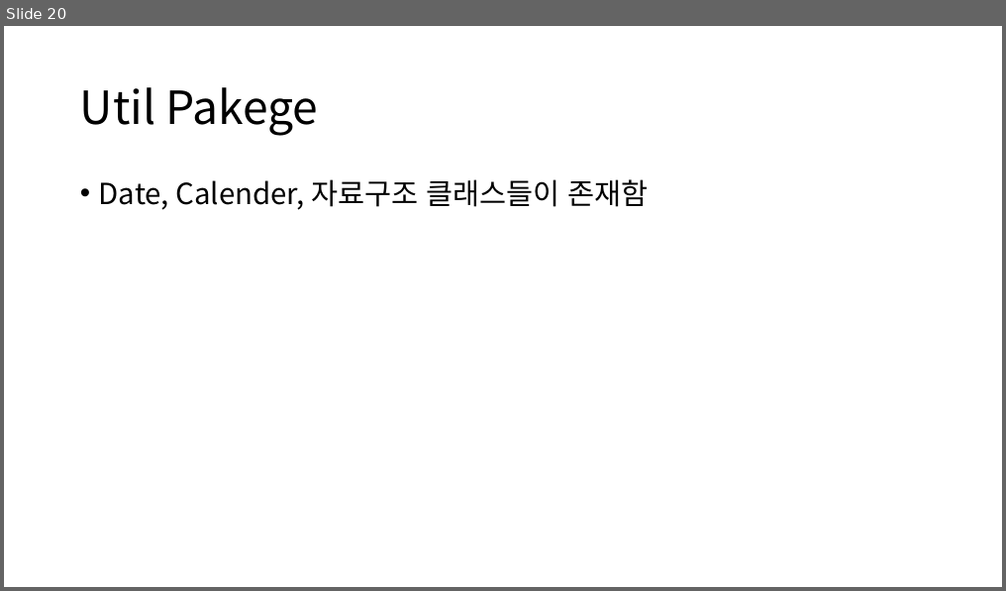
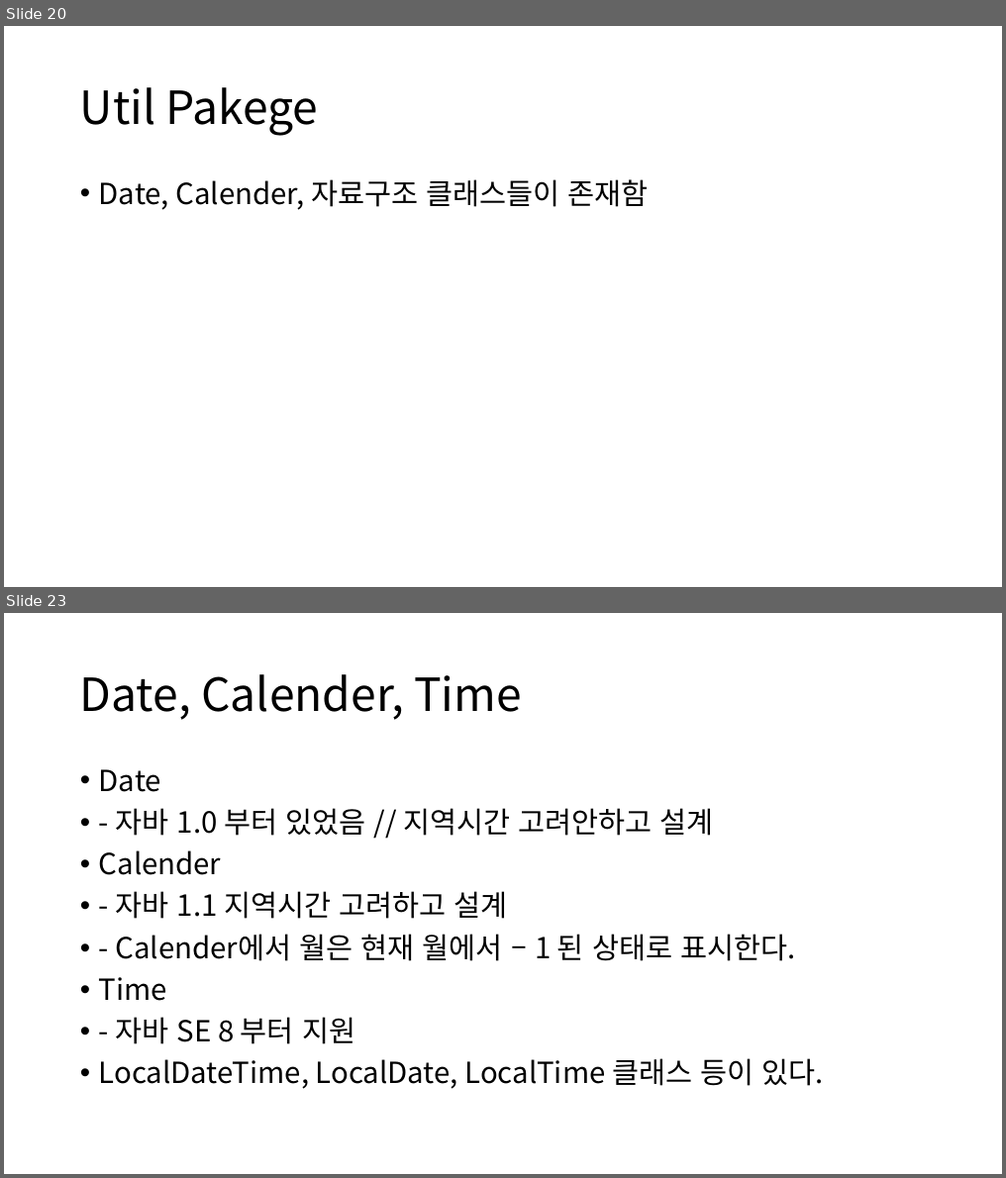
Before and after one commit to satelite54/BUSAN_IT_ACADEMY, a slide deck: 학습자료/학습 정리.pptx. Shown one above the other, each under a label of ours: slide 20 before the commit, slides 20 and 23 after it; the slides between them are not shown. The pictures are 1006x591 and 1006x1178 pixels, drawn with LibreOffice and Linux fonts; fonts in the diff are those of the drawing. Boxes give left, top, right and bottom in pixels: in the first picture for what was removed or moved away, otherwise in the second. Text is boxed around its words. In the diff, an @@ line names an element or a change of style, - is before the commit and + after.

Commit message:
[Java] - Thread, Time, Date, Calender, Annotation, IO, Collection

```diff
--- a/학습자료/학습 정리.pptx
+++ b/학습자료/학습 정리.pptx
@@ slide 23 added at bbox=[4, 613, 1002, 1174], background #FFFFFF @@
@@ title added at bbox=[80, 674, 522, 720], 44 pt, text #000000 @@
+Date, Calender, Time
@@ text added at bbox=[99, 769, 824, 1089], 28 pt, text #000000 @@
+• Date
+• - 자바 1.0 부터 있었음 // 지역시간 고려안하고 설계
+• Calender
+• - 자바 1.1 지역시간 고려하고 설계
+• - Calender에서 월은 현재 월에서 – 1 된 상태로 표시한다.
+• Time
+• - 자바 SE 8 부터 지원
+• LocalDateTime, LocalDate, LocalTime 클래스 등이 있다.
```
Also in this commit, not shown: 1 slide changed, 3 other slides added, 1 slide removed, 33 other files.
